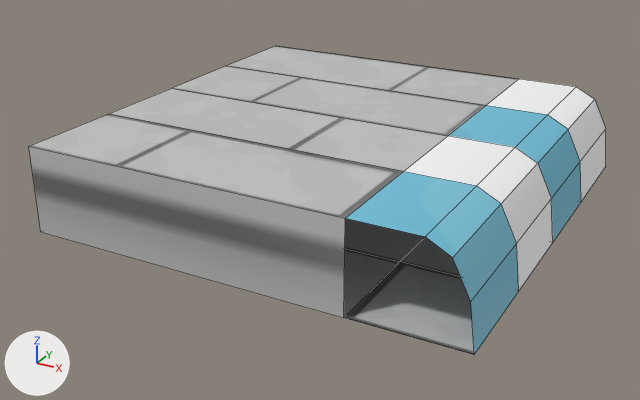
Renders of the FBX model Assets/Arts/Envi/Modular/Mod_TileRoad_02.fbx from each side of a commit.
Both versions are drawn from a 50 mm lens placed at (1.387, -1.248, 0.848), pointed at (0.462, 0.433, 0.008). Every picture has the same lights, and +X, +Y and +Z are marked at lower left. The first picture is the older version. Mesh edges are drawn as thin lines. Where no turn or scale is listed for an object, it has been applied to the vertices. Vertices at exactly the same position are counted once.

Names of what the first picture shows: 'Mod_TileRoad_02'.
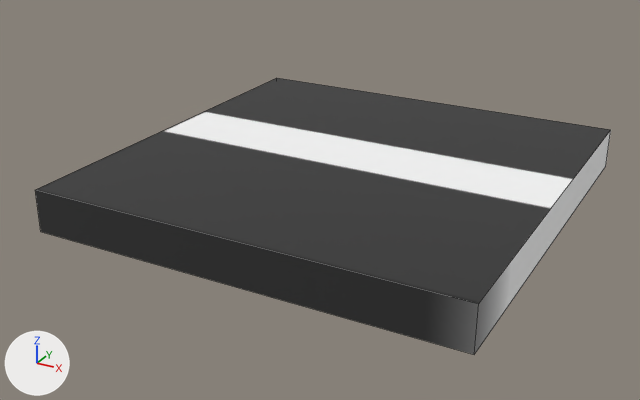
Where the newer file only moved an object's origin or applied its transform, the numbers keep the older frame.

Changed parts and their boxes [x1, y1, x2, y2] in the pictures (640 x 400 px):
'Mod_TileRoad_02', surface changed, reshaped (10% shorter)
    before: [29, 46, 606, 355]
    after: [35, 78, 611, 355]

What changed in the scene script:
```text
Add img_tex_env_png:
    img_tex_env_png = load_image('Tex_Env.png', '../Texture/Tex_Env.png', 1024, 1024, 'sRGB')
Change mat_tex_env:
    mat_tex_env.texture: img_texture_atlas_environment4_png -> img_tex_env_png
Change me_cube_021:
    used by ob_mod_tileroad_02; location = (0.0, 0.0, 0.0)
    remove me_cube_021.from_pydata(...)  # 40 vertices, 34 faces; spans x 0.0..1.0, y 0.0..1.0, z 0.0..0.2
    add me_cube_021.from_pydata(...)  # 8 vertices, 6 faces; spans x 0.0..1.0, y 0.0..1.0, z 0.0..0.1
    me_cube_021 part 1
    32 vertices are removed from x 0.0..1.0, y 0.0..1.0, z 0.0..0.2
    34 faces are deleted
    4 vertices move from x 0.0..0.987, y 0.0..1.0, z 0.1..0.2 to x 0.0..1.0, y 0.0..1.0, z 0.1
    6 new faces join them
```
